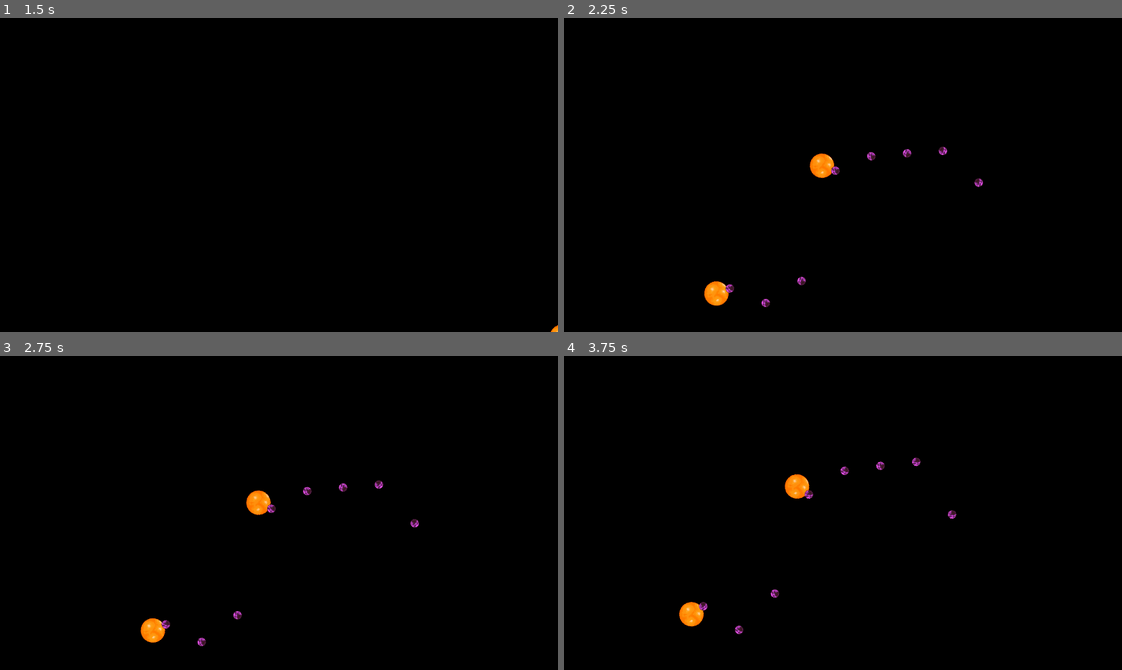
Above: before the commit, frames 1-4 (two rows, left to right).
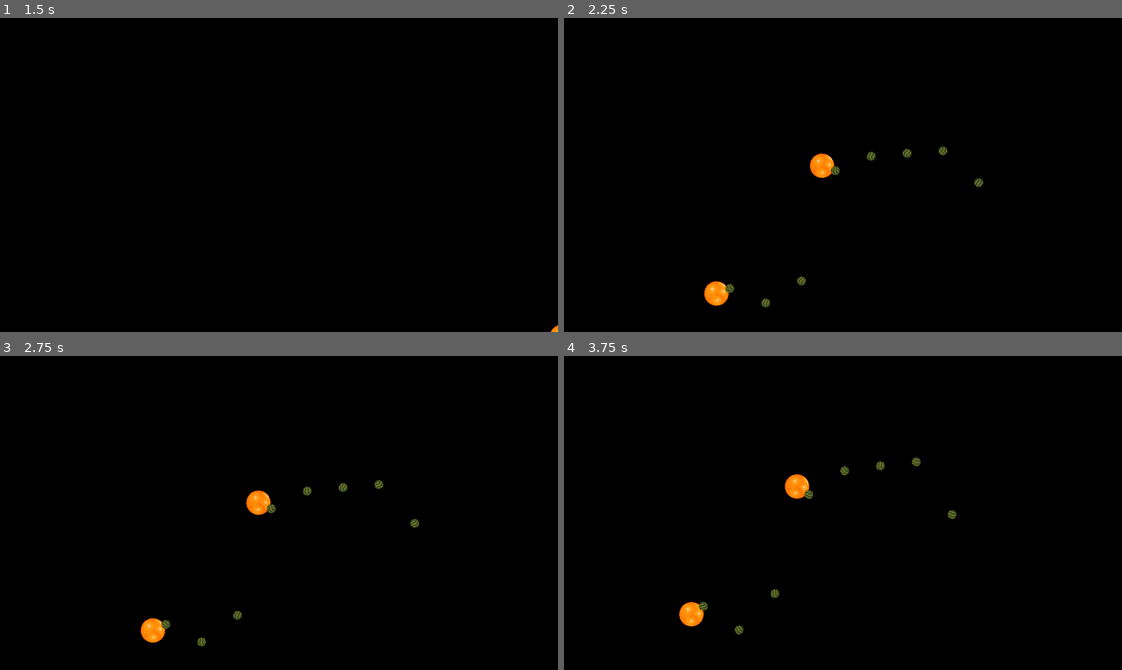
Above: after the commit, the same moments.

Repository: matthman2019/cac-space-game
Game: Godot game, scene res://entities/scenes/GAME.tscn
The game is run twice, just before and just after one commit, with the same random seed, the same clock (stepped at 60 frames per second) and the same inputs.
Inputs (mouse positions are in pixels of both pictures, inside the frame that each line leads up to):
- Up to frame 1 (1.5 s): tap Enter at 0.5 s; move the mouse to (245, 234) at 0.52 s; click (245, 234) at 0.67 s; tap Space at 1.25 s; drag from (440, 218) to (245, 234) at 1.27 s
- Up to frame 2 (2.25 s): tap Enter at 2 s; move the mouse to (1110, 225) at 2.02 s; click (1110, 225) at 2.17 s
- Up to frame 3 (2.75 s): no input
- Up to frame 4 (3.75 s): drag from (870, 491) to (731, 622) at 2.77 s; tap Space at 3.5 s; drag from (731, 635) to (865, 509) at 3.52 s

Frame 1 is identical in both runs. In frame 2, 0.3% of the frame differs, in the area x 28-76%, y 40-93%; in frame 3, 0.3%; in frame 4, 0.3%, in the area x 24-71%, y 32-89%.

Commit message:
added new planet textures

Diff:
--- a/entities/scenes/planet.tscn
+++ b/entities/scenes/planet.tscn
@@ -1,7 +1,7 @@
 [gd_scene format=3 uid="uid://qyxxk2whubgx"]
 
 [ext_resource type="Script" uid="uid://4p5u1taskv23" path="res://entities/scripts/Planet.gd" id="1_l11gs"]
-[ext_resource type="Texture2D" uid="uid://bccavllw5dxs0" path="res://assets/planets/planet1.png" id="2_nktd4"]
+[ext_resource type="Texture2D" uid="uid://wvlnh8ucpqr2" path="res://assets/planets/Yello + blue gass.png" id="2_nktd4"]
 
 [sub_resource type="CircleShape2D" id="CircleShape2D_nktd4"]
 radius = 14.035668
--- a/entities/scenes/solarSystem.tscn
+++ b/entities/scenes/solarSystem.tscn
@@ -1,7 +1,7 @@
 [gd_scene format=3 uid="uid://b76xufvnlyj5o"]
 
 [ext_resource type="Script" uid="uid://b7ljqf3r4smx3" path="res://entities/scripts/solar_system.gd" id="1_e8mfr"]
-[ext_resource type="Texture2D" uid="uid://4ed0p6j57kgj" path="res://assets/planets/sun1.png" id="2_e8mfr"]
+[ext_resource type="Texture2D" uid="uid://4ed0p6j57kgj" path="res://assets/suns/sun1.png" id="2_e8mfr"]
 
 [node name="solarSystem" type="Node2D" unique_id=942150147]
 script = ExtResource("1_e8mfr")
Binary file added: assets/planets/Large red Gas + rings.png
Not shown, added: assets/planets/Large red Gas + rings.png.import
Binary file added: assets/planets/Large red Gas.png
Not shown, added: assets/planets/Large red Gas.png.import
Binary file added: assets/planets/Pink gass 25 by 25.png
Not shown, changed: assets/planets/Pink gass 25 by 25.png.import
Binary file added: assets/planets/Rocky 15 pix.png
Not shown, changed: assets/planets/Rocky 15 pix.png.import
Binary file added: assets/planets/Tidaly Locked small.png
Not shown, changed: assets/planets/Tidaly Locked small.png.import
Binary file added: assets/planets/Yello + blue gass.png
Not shown, added: assets/planets/Yello + blue gass.png.import
(and 4 more such lines)
